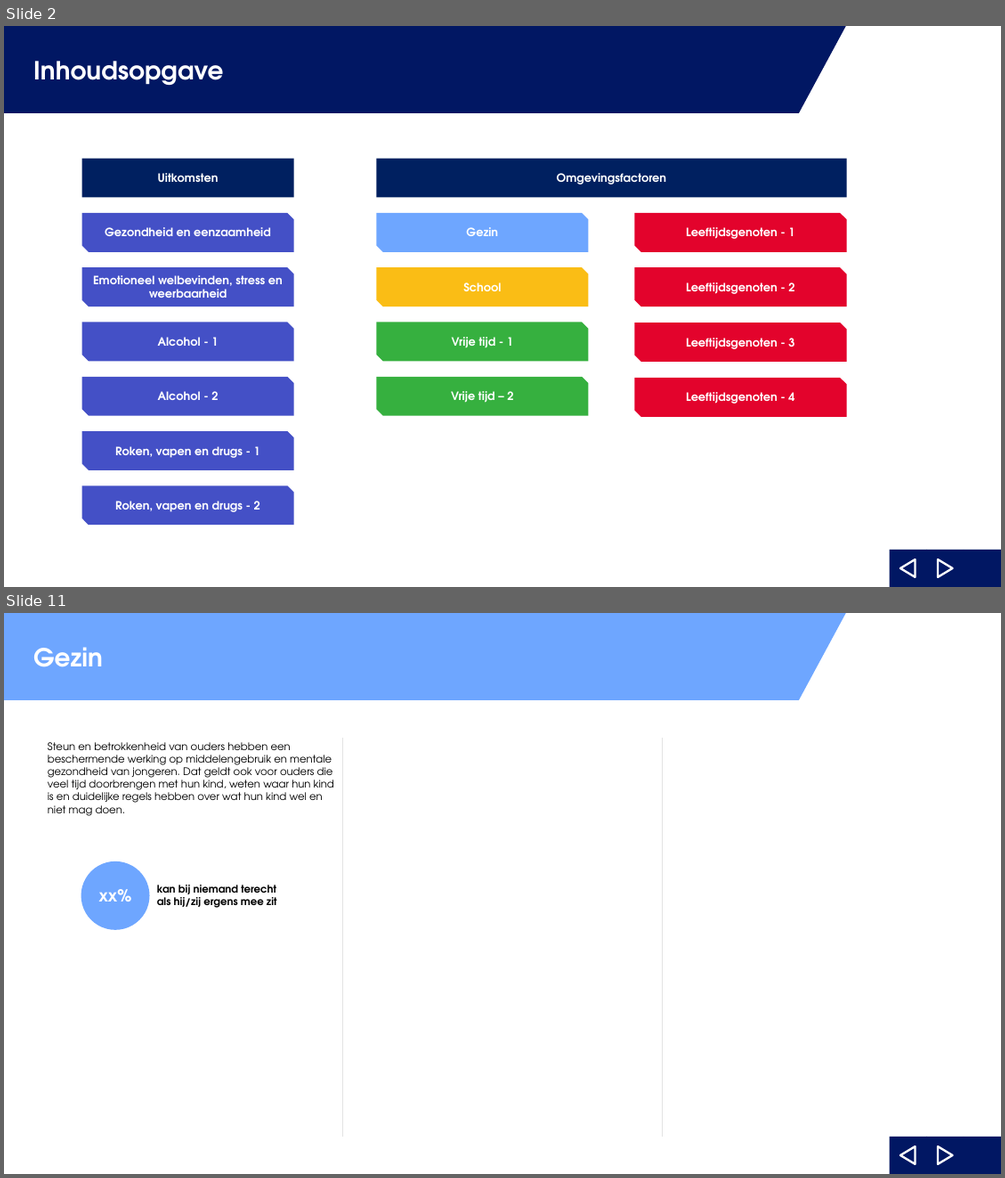
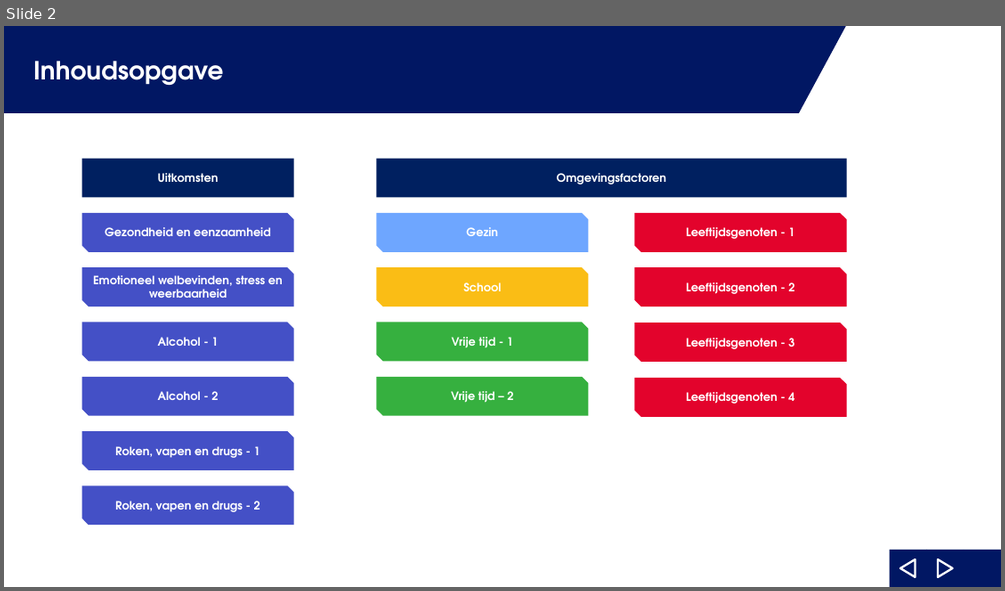
Before and after one commit to ggdatascience/reports_excel_to_powerpoint, a slide deck: oko/template rapportage oko.pptx. Shown one above the other, each under a label of ours: slides 2 and 11 before the commit, slide 2 after it; the slides between them are not shown. The pictures are 1005x1178 and 1005x591 pixels, drawn with LibreOffice and Linux fonts; fonts in the diff are those of the drawing; background and template pictures are left out. Boxes give left, top, right and bottom in pixels: in the first picture for what was removed or moved away, otherwise in the second. Text is boxed around its words. In the diff, an @@ line names an element or a change of style, - is before the commit and + after.

```diff
--- a/oko/template rapportage oko.pptx
+++ b/oko/template rapportage oko.pptx
@@ slide 11 removed at (x1=4, y1=613, x2=1001, y2=1174), background #FFFFFF; not listed: 5 template elements that a slide beside it also shows @@
@@ rectangle removed at (x1=4, y1=613, x2=799, y2=700) @@
-Gezin
@@ right triangle removed at (x1=799, y1=613, x2=846, y2=700) @@
@@ text removed at (x1=48, y1=742, x2=334, y2=816) @@
-Steun en betrokkenheid van ouders hebben een beschermende werking op middelengebruik en mentale gezondheid van jongeren. Dat geldt ook voor ouders die veel tijd doorbrengen met hun kind, weten waar hun kind is en duidelijke regels hebben over wat hun kind wel en niet mag doen.
@@ line removed from (343, 1136) to (343, 737) @@
@@ line removed from (663, 1136) to (663, 737) @@
@@ text removed at (x1=157, y1=884, x2=277, y2=908) @@
-kan bij niemand terecht als hij/zij ergens mee zit
```
Also in this commit, not shown: 2 other files.
